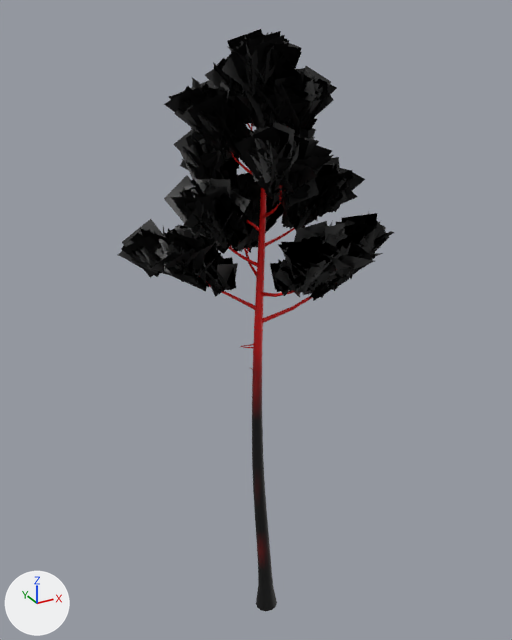
The glTF model public/assets/testmap/tree_pine_b.glb: old version first, new version second.
Both versions are drawn from a 50 mm camera at (-10.63, -18.51, 21.31) aimed at (-0.05, 0.71, 11.7). Arrows for +X, +Y and +Z are at lower left; the lights stay in place. The older version comes first. Vertices at exactly the same position are counted once.

Names of what the first picture shows: 'tree_pine_b.0', 'tree_pine_b.1'.
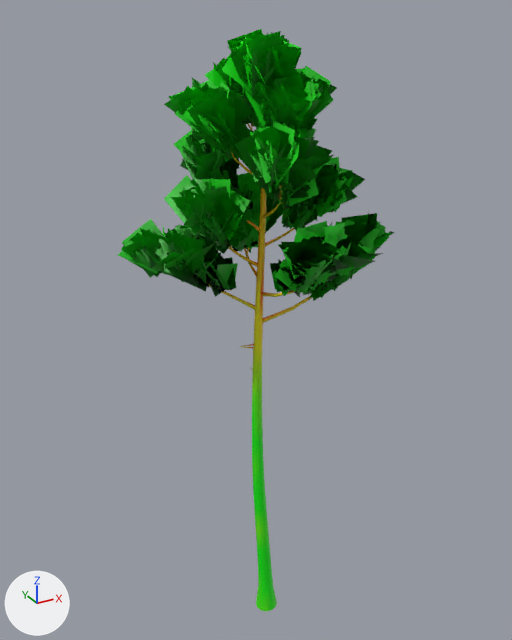
What differs and where, as boxes [x1, y1, x2, y2] in the pictures (512 x 640 px):
part 1 of me_tree_pine_b_0, recoloured
    both: [226, 123, 294, 369]
part 2 of me_tree_pine_b_0, recoloured
    both: [206, 129, 313, 372]
part 3 of me_tree_pine_b_0, recoloured (lighter)
    both: [252, 348, 277, 611]
part 4 of me_tree_pine_b_1, recoloured (black to green)
    both: [118, 29, 394, 301]

What changed in the scene script:
```text
Change me_tree_pine_b_0:
    where me_tree_pine_b_0.from_pydata(...)  # 1100 vertices, 1676 faces; spans x -2.9..2.9, y -2.3..2.5, z -0.3..19.6
    used by ob_tree_pine_b_0; location = (0.0, 0.0, 0.0)
    me_tree_pine_b_0 part 1: 888 faces centred in x -2.6..2.7, y -2.2..2.3, z 9.9..19.5 are repainted in the vertex colours; the middle colour goes from red #fe0000 to orange #ff9600
    me_tree_pine_b_0 part 2: 507 faces centred in x -2.6..2.7, y -2.2..2.2, z 10.3..19.1 are repainted in the vertex colours; the middle colour goes from red #ff0000 to yellow #ffce00
    me_tree_pine_b_0 part 3: 281 faces centred in x -0.4..0.4, y -0.4..0.9, z 0.0..10.3 are repainted in the vertex colours; the middle colour goes from black #000000 to green #1eff00
Change me_tree_pine_b_1:
    where me_tree_pine_b_1.from_pydata(...)  # 6800 vertices, 3400 faces; spans x -4.22..4.17, y -3.45..3.4, z 12.6..20.81
    used by ob_tree_pine_b_1; location = (0.0, 0.0, 0.0)
    me_tree_pine_b_1 part 4: 3400 faces centred in x -3.62..3.6, y -3.05..2.95, z 12.96..20.32 are repainted in the vertex colours; the middle colour goes from black #000000 to green #00b100
```
